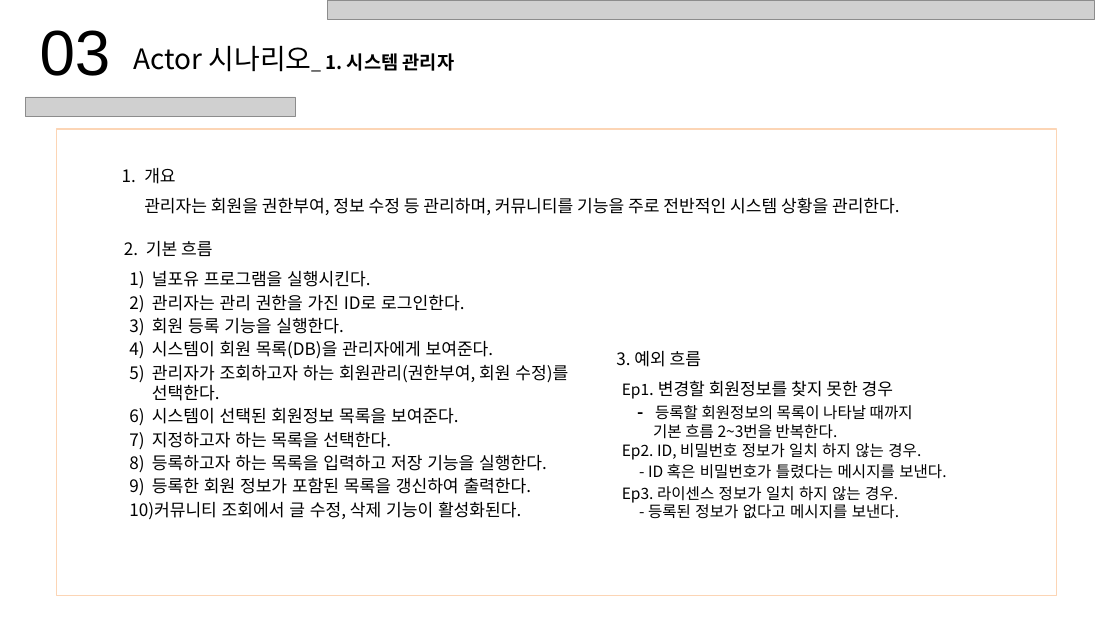
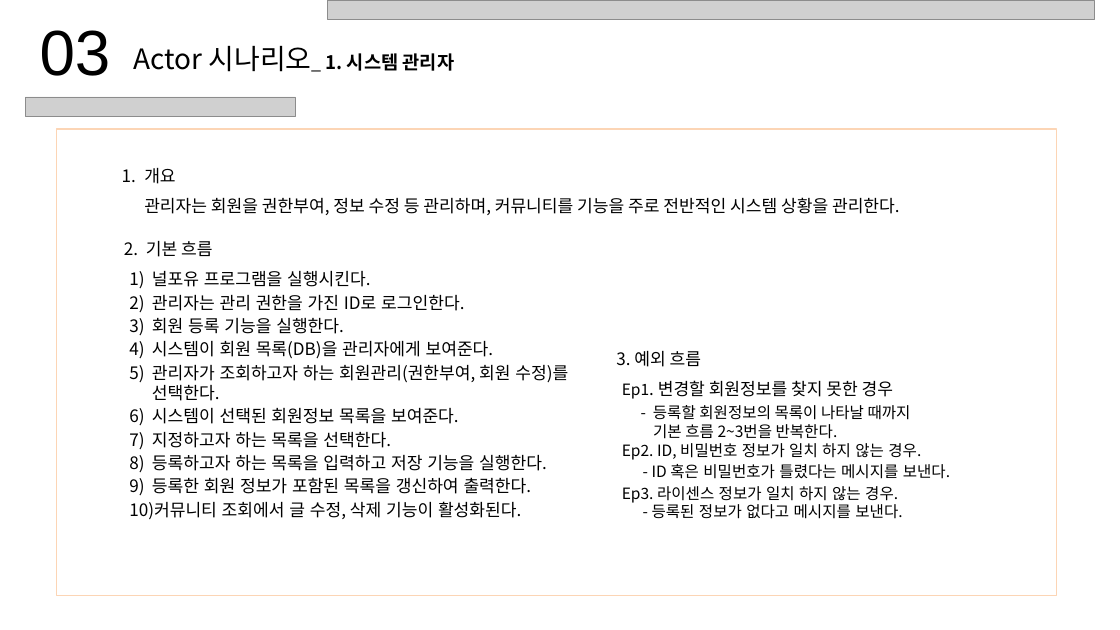
Before and after one commit to JngHoon2/Nurse_For_U, a slide deck: slide 8 of 문서/UML_PPT/식별된 Actor별 시나리오 작성_코드널(널포유).pptx. Drawn at 1120x630 pixels with LibreOffice and Linux fonts; fonts in the diff are those of the drawing; grey boxes stand for pictures. Boxes give left, top, right and bottom in pixels: in the first picture for what was removed or moved away, otherwise in the second. Text is boxed around its words. In the diff, an @@ line names an element or a change of style, - is before the commit and + after.

```diff
--- a/문서/UML_PPT/식별된 Actor별 시나리오 작성_코드널(널포유).pptx
+++ b/문서/UML_PPT/식별된 Actor별 시나리오 작성_코드널(널포유).pptx
@@ text at (653, 405, 911, 420): size 22 to 20 pt, bold off in "-" @@
```
Also in this commit, not shown: 1 other slide changed.
